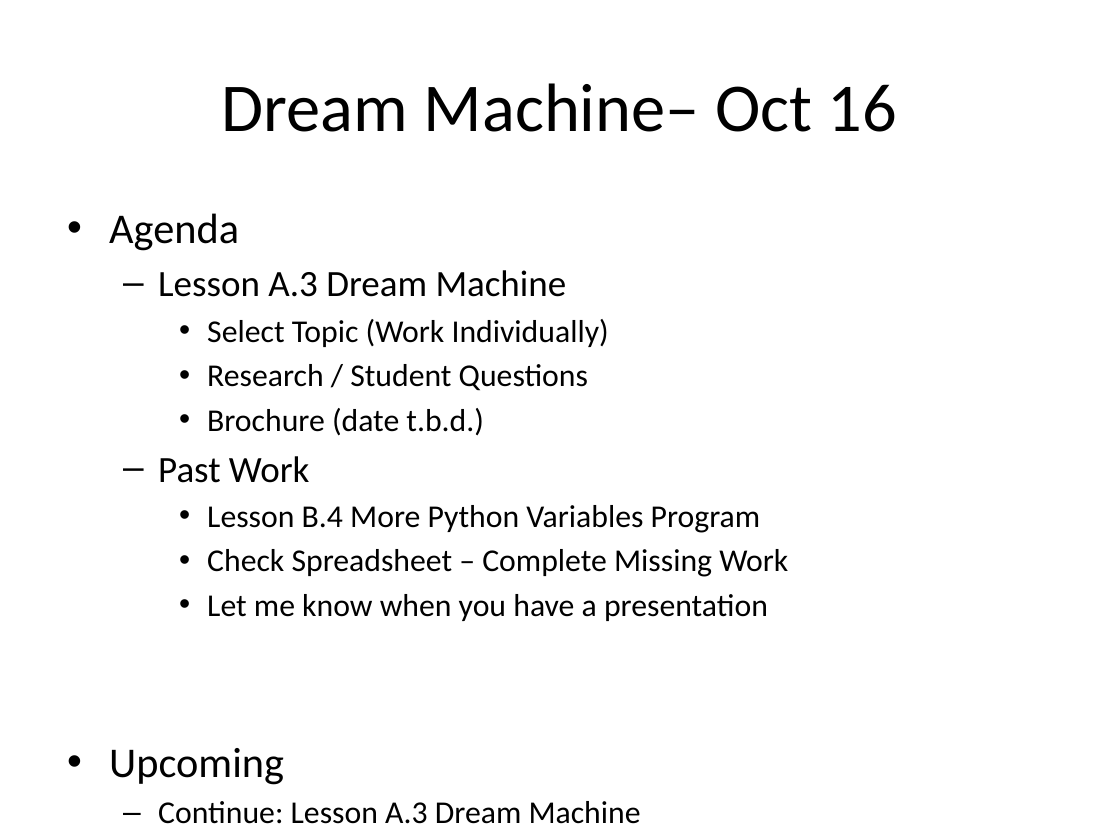
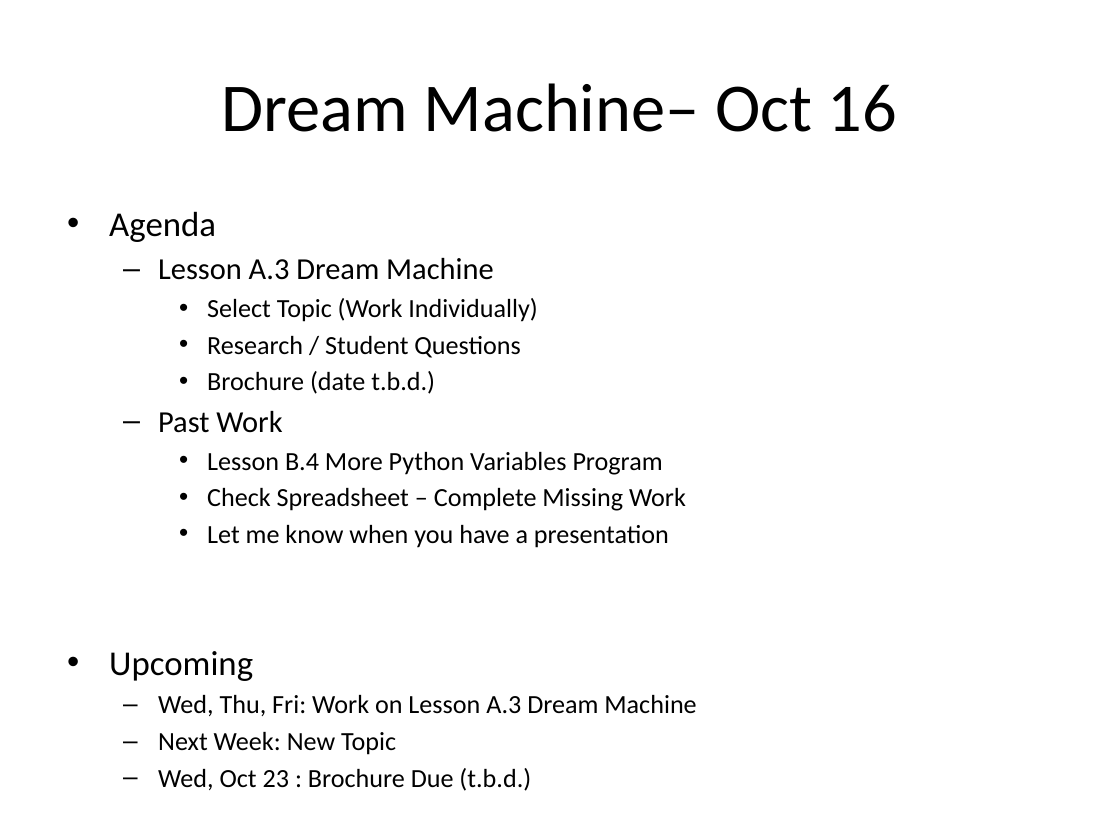
Before and after one commit to Greg5519/ICS2O0, a slide deck: slide 1 of Daily Agendas/Day7.3_DreamMachine2.pptx. Drawn at 1120x840 pixels with LibreOffice and Linux fonts; fonts in the diff are those of the drawing. Boxes give left, top, right and bottom in pixels: in the first picture for what was removed or moved away, otherwise in the second. Text is boxed around its words. In the diff, an @@ line names an element or a change of style, - is before the commit and + after.

```diff
--- a/Daily Agendas/Day7.3_DreamMachine2.pptx
+++ b/Daily Agendas/Day7.3_DreamMachine2.pptx
@@ text at [109,211,686,681]: size 27.2 to 22.4 pt in "Agenda", "Upcoming"; size 23.8 to 19.6 pt in "Lesson A.3 Dream Machine", "Past Work"; size 20.4 to 16.8 pt in "Select Topic (Work Individually)", "Research / Student Questions", "Brochure (date t.b.d.)", "Lesson B.4 More Python Variables Program" and 2 more places @@
@@ text at [158,695,696,791]: text changed; size 20.4 to 16.8 pt @@
-  – Continue: Lesson A.3 Dream Machine
+  – Wed, Thu, Fri: Work on Lesson A.3 Dream Machine
+  – Next Week: New Topic
+  – Wed, Oct 23 : Brochure Due (t.b.d.)
```
Also in this commit, not shown: 3 other files.
